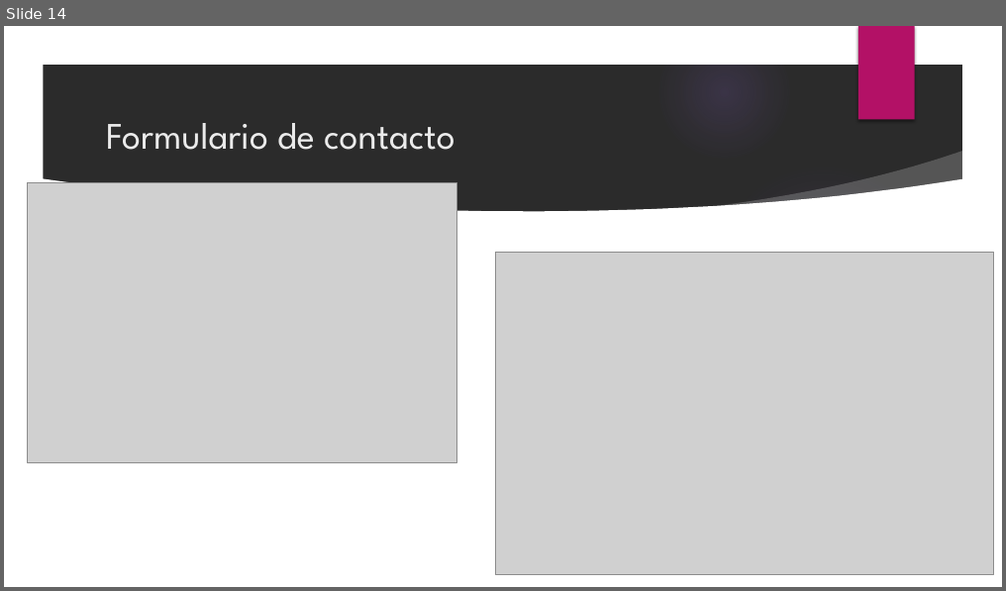
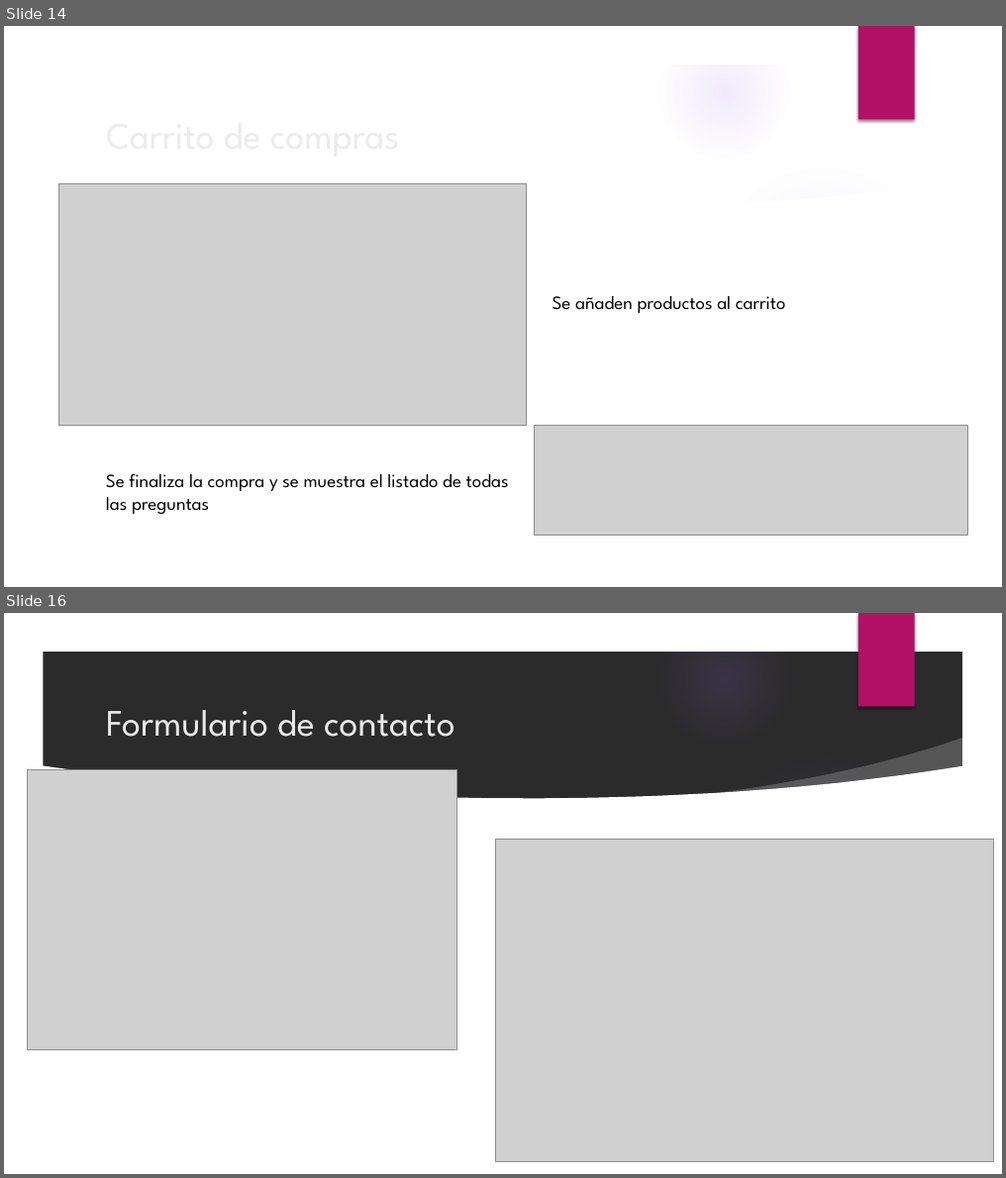
Before and after one commit to KathyLiz/ProyectoJavascript-2, a slide deck: Diapositivas.pptx. Shown one above the other, each under a label of ours: slide 14 before the commit, slides 14 and 16 after it; the slides between them are not shown. The pictures are 1006x591 and 1006x1178 pixels, drawn with LibreOffice and Linux fonts; fonts in the diff are those of the drawing; grey boxes stand for pictures; background and template pictures are left out; a plain dark background stands for a picture behind light text. Boxes give left, top, right and bottom in pixels: in the first picture for what was removed or moved away, otherwise in the second. Text is boxed around its words. In the diff, an @@ line names an element or a change of style, - is before the commit and + after.

Commit message:
Se añaden más slides a las diapositivas

```diff
--- a/Diapositivas.pptx
+++ b/Diapositivas.pptx
@@ slide 14 added at box(4, 26, 1002, 587), background picture (left out); not listed: 9 template elements that a slide beside it also shows @@
@@ title added at box(98, 105, 816, 163), 36 pt, text #EBEBEB @@
+Carrito de compras
@@ picture added at box(58, 184, 527, 426) @@
@@ text added at box(552, 296, 786, 313), 18 pt, text #000000 @@
+Se añaden productos al carrito
@@ picture added at box(535, 426, 968, 536) @@
@@ text added at box(106, 473, 509, 514), 18 pt, text #000000 @@
+Se finaliza la compra y se muestra el listado de todas las preguntas
@@ what was slide 14 is now slide 16 @@
```
Also in this commit, not shown: 1 slide changed, 1 other slide added, 1 other file.
